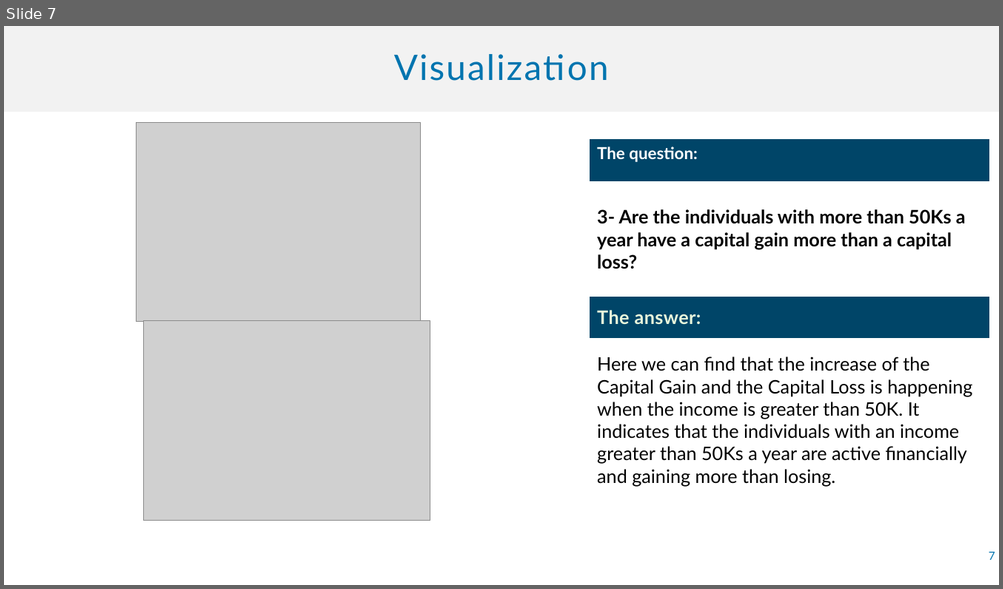
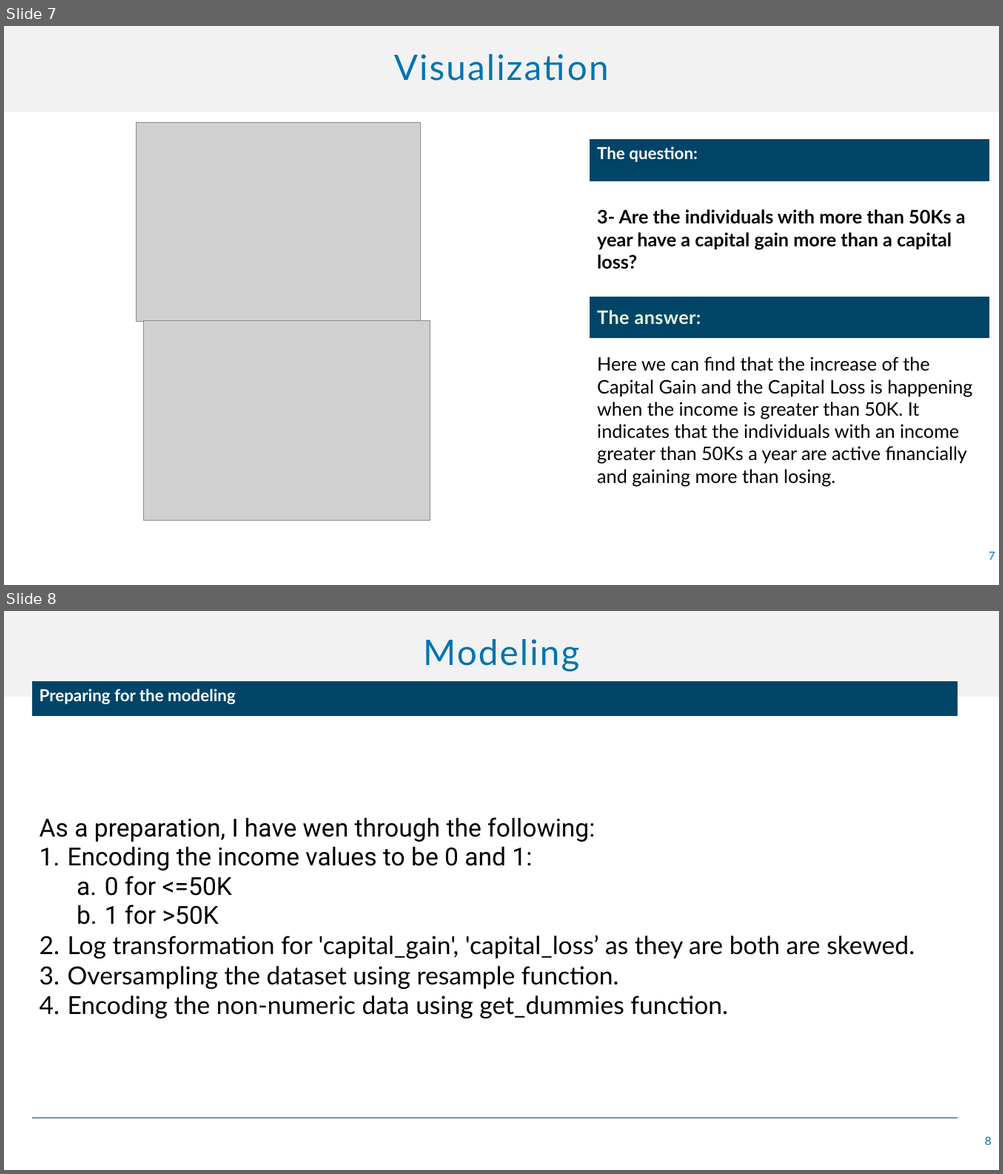
Before and after one commit to alihht/Tuwaiq_project, a slide deck: A Tuwaiq Data Science Bootcamp Project.pptx. Shown one above the other, each under a label of ours: slide 7 before the commit, slides 7 and 8 after it. The pictures are 1003x589 and 1003x1174 pixels, drawn with LibreOffice and Linux fonts; fonts in the diff are those of the drawing; grey boxes stand for pictures. Boxes give left, top, right and bottom in pixels: in the first picture for what was removed or moved away, otherwise in the second. Text is boxed around its words. In the diff, an @@ line names an element or a change of style, - is before the commit and + after.

```diff
--- a/A Tuwaiq Data Science Bootcamp Project.pptx
+++ b/A Tuwaiq Data Science Bootcamp Project.pptx
@@ slide 8 added at (x1=4, y1=611, x2=999, y2=1170), background #FFFFFF @@
@@ title added at (x1=423, y1=639, x2=579, y2=672), 34 pt, text #0074AF @@
+Modeling
@@ table added at (x1=31, y1=682, x2=957, y2=1119), 2 rows, 1 columns @@
+Preparing for the modeling
+As a preparation, I have wen through the following: / Encoding the income values to be 0 and 1: / 0 for <=50K / 1 for >50K / Log transformation for 'capital_gain', 'capital_loss’ as they are both are skewed. / Oversampling the dataset using resample function. / Encoding the non-numeric data using get_dummies function.
@@ page number added at (x1=984, y1=1137, x2=991, y2=1145), 11 pt, text #0074AF @@
+8
```
Also in this commit, not shown: 5 other slides added.
